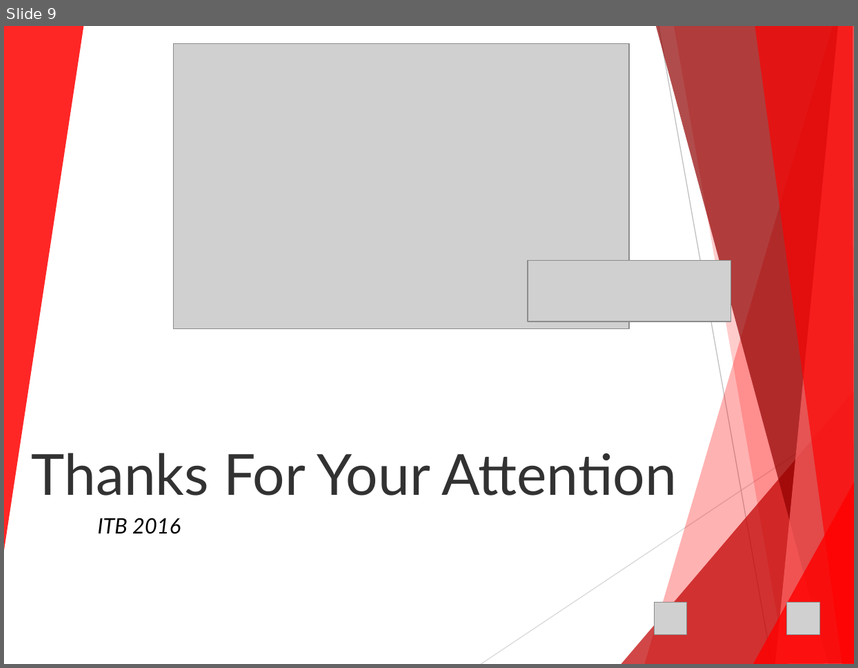
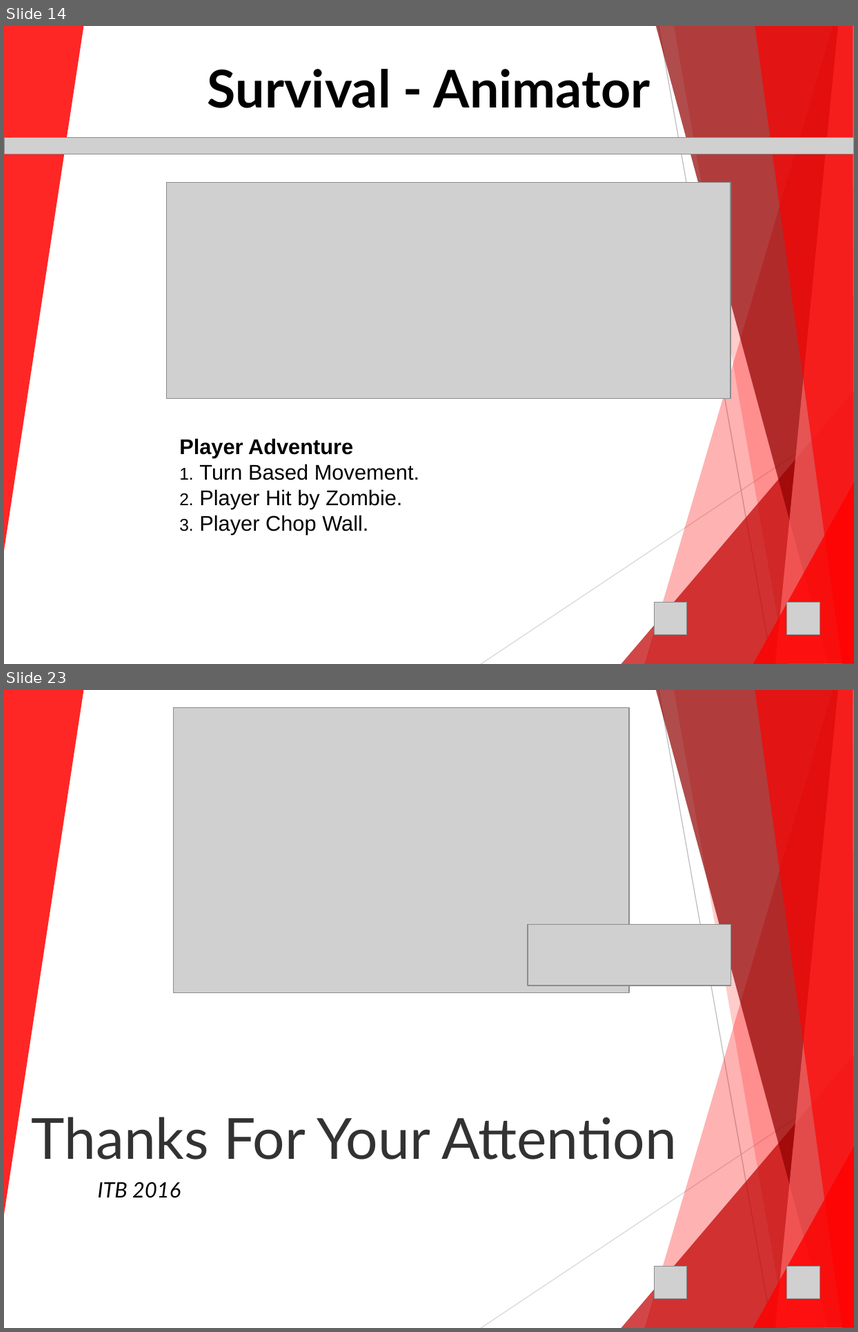
Before and after one commit to lskk/Pathfinding_Adventures, a slide deck: 23215385-PathAdventure-Document/Pathfinding Adventure - 23215385.ppt. Shown one above the other, each under a label of ours: slide 9 before the commit, slides 14 and 23 after it; the slides between them are not shown. The pictures are 858x668 and 858x1332 pixels, drawn with LibreOffice and Linux fonts; fonts in the diff are those of the drawing; grey boxes stand for pictures; background and template pictures are left out. Boxes give left, top, right and bottom in pixels: in the first picture for what was removed or moved away, otherwise in the second. Text is boxed around its words. In the diff, an @@ line names an element or a change of style, - is before the commit and + after.

Commit message:
Path Adventure - Coordinat & Running - Project Updates

```diff
--- a/23215385-PathAdventure-Document/Pathfinding Adventure - 23215385.ppt
+++ b/23215385-PathAdventure-Document/Pathfinding Adventure - 23215385.ppt
@@ slide 14 added at [4,26,854,664], background picture (left out); not listed: 10 template elements that a slide beside it also shows @@
@@ title added at [208,69,651,108], 44 pt, text #000000, bold @@
+Survival - Animator
@@ picture added at [4,137,854,154] @@
@@ picture added at [166,183,731,399] @@
@@ text added at [179,438,419,535], 18 pt, text #000000 @@
+Player Adventure
+1. Turn Based Movement.
+2. Player Hit by Zombie.
+3. Player Chop Wall.
@@ picture added at [654,601,688,635] @@
@@ picture added at [787,601,820,635] @@
@@ what was slide 9 is now slide 23 @@
```
Also in this commit, not shown: 7 slides changed, 13 other slides added, 7 other files.
